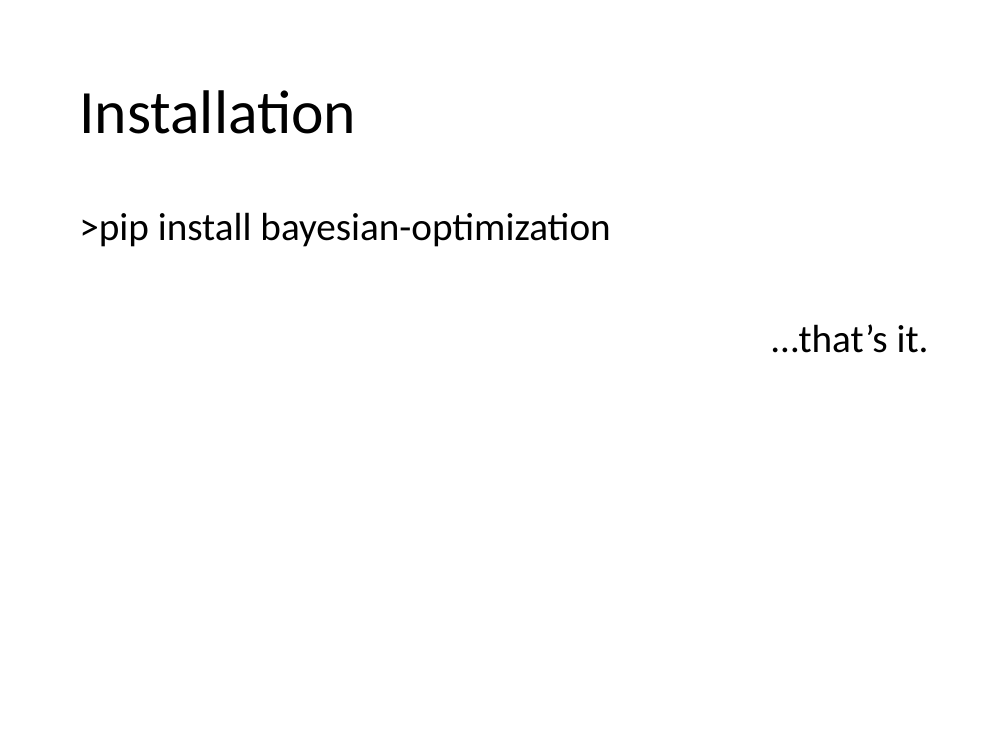
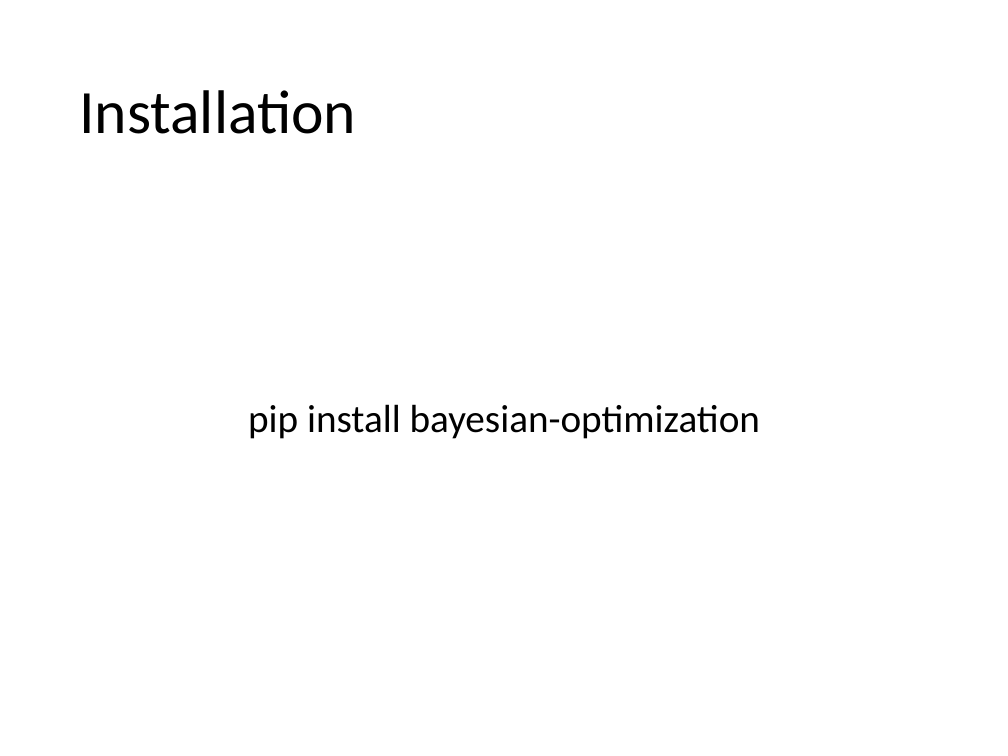
Before and after one commit to jkingphd/practical_bayes_opt, a slide deck: slide 8 of Data_science_nashville_jkk.pptx. Drawn at 1008x756 pixels with LibreOffice and Linux fonts; fonts in the diff are those of the drawing. Boxes give left, top, right and bottom in pixels: in the first picture for what was removed or moved away, otherwise in the second. Text is boxed around its words. In the diff, an @@ line names an element or a change of style, - is before the commit and + after.

```diff
--- a/Data_science_nashville_jkk.pptx
+++ b/Data_science_nashville_jkk.pptx
@@ text "pip install bayesian-optimization" at [248, 404, 760, 439]: vertical alignment top to middle @@
@@ text at [248, 404, 760, 439]: text changed @@
->pip install bayesian-optimization
-…that’s it.
+pip install bayesian-optimization
```
Also in this commit, not shown: 3 slides added, 1 slide removed, 4 other files.
